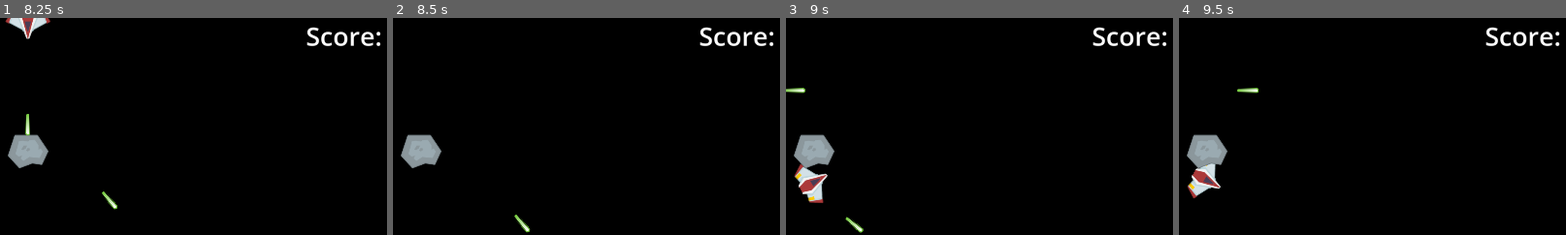
Above: before the commit, frames 1-4 (left to right).
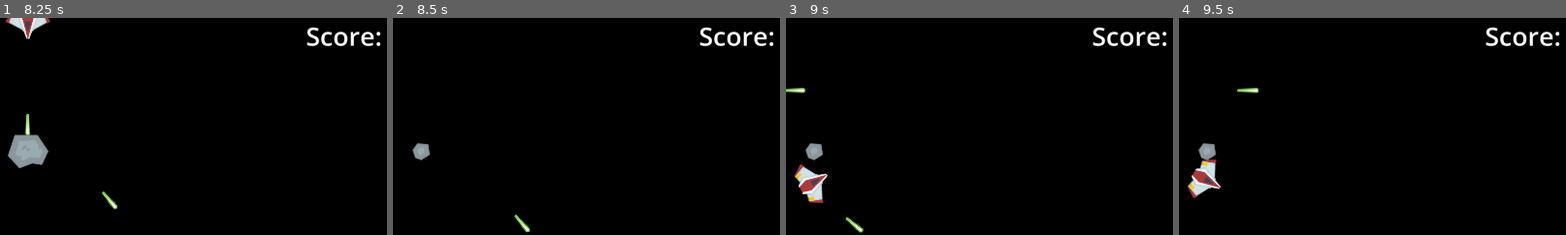
Above: after the commit, the same moments.

Repository: Dripcoding/godot-asteroids
Game: Godot game, scene res://game.tscn
The game is run twice, just before and just after one commit, with the same random seed, the same clock (stepped at 60 frames per second) and the same inputs.
Inputs:
- Up to frame 1 (8.25 s): tap Enter at 0.5 s; hold D (right) 0.53-1.28 s; tap Space (shoot) every 0.75 s from 0.6 to 8.1 s; hold S (down) 1.28-2.03 s; hold D (right) 2.03-2.78 s; hold W (up) 2.78-3.53 s; hold A (left) 3.53-5.03 s; hold S (down) 5.03-5.78 s; hold D (right) 5.78-6.53 s; hold W (up) 6.53-7.28 s; hold D (right) 7.28-8.03 s; hold S (down) from 8.03 s (still down)
- Up to frame 2 (8.5 s): keep holding S (down)
- Up to frame 3 (9 s): release S (down) at 8.78 s; hold A (left) from 8.78 s (still down); tap Space (shoot) at 8.85 s
- Up to frame 4 (9.5 s): keep holding A (left)
The pictures show only the part of the screen within x 47-97%, y 0-50%; the shares and areas given below are measured in that part.

Frame 1 is identical in both runs. In frame 2, 1.0% of the frame differs, in the area x 2-13%, y 53-70%; in frame 3, 1.0%; in frame 4, 1.0%.

Commit message:
impl asteroid update_stats and update_texture functions, asteroid_hit signal

Diff:
--- a/asteroid.gd
+++ b/asteroid.gd
@@ -1,7 +1,17 @@
 extends Area2D
 
 
+signal asteroid_hit
+
+
 @export var health: int = 3
+@export var sizes: Array[String] = ['big', 'med', 'small', 'tiny']
+@export var current_size: String = 'big'
+@export var color: String = 'Grey'
+
+
+func _ready() -> void:
+	update_texture()
 
 
 func _on_body_entered(body: Node2D) -> void:
@@ -12,5 +22,17 @@
 func _on_area_entered(area: Area2D) -> void:
 	if area.is_in_group('lasers'):
 		area.destroy()
-		health -= 1
-		print('health ' + str(health))
+		update_stats()
+
+
+func update_stats() -> void:
+	health -= 1
+	if (health >= 0):
+		current_size = sizes[3 - health]
+		asteroid_hit.emit(self)
+	else:
+		self.queue_free()
+
+
+func update_texture() -> void:
+	$Sprite2D.texture = load("res://PNG/Meteors/meteor%s_%s1.png" % [color, current_size])
--- a/asteroid.tscn
+++ b/asteroid.tscn
@@ -1,17 +1,17 @@
-[gd_scene load_steps=4 format=3 uid="uid://0vejeporl1vq"]
+[gd_scene format=3 uid="uid://0vejeporl1vq"]
 
 [ext_resource type="Script" uid="uid://goxr63diq7ss" path="res://asteroid.gd" id="1_p0ukn"]
 [ext_resource type="Texture2D" uid="uid://c0j1d0vr3qlie" path="res://PNG/Meteors/meteorGrey_big1.png" id="1_u87q6"]
 
 [sub_resource type="CircleShape2D" id="CircleShape2D_p0ukn"]
 
-[node name="Area2D" type="Area2D"]
+[node name="Area2D" type="Area2D" unique_id=404754690]
 script = ExtResource("1_p0ukn")
 
-[node name="Sprite2D" type="Sprite2D" parent="."]
+[node name="Sprite2D" type="Sprite2D" parent="." unique_id=1469534505]
 texture = ExtResource("1_u87q6")
 
-[node name="CollisionShape2D" type="CollisionShape2D" parent="."]
+[node name="CollisionShape2D" type="CollisionShape2D" parent="." unique_id=986884336]
 shape = SubResource("CircleShape2D_p0ukn")
 
 [connection signal="area_entered" from="." to="." method="_on_area_entered"]
--- a/game.gd
+++ b/game.gd
@@ -30,3 +30,10 @@
 
 func _on_player_health_depleted() -> void:
 	is_game_active = false
+
+
+func _on_asteroid_asteroid_hit(body: Node2D) -> void:
+	print('spawning new asteroid')
+	print('current size' + str(body.current_size))
+	if (body.has_method('update_texture')):
+		body.update_texture()
--- a/game.tscn
+++ b/game.tscn
@@ -1,16 +1,16 @@
-[gd_scene load_steps=4 format=3 uid="uid://dd4pypaytolhg"]
+[gd_scene format=3 uid="uid://dd4pypaytolhg"]
 
 [ext_resource type="PackedScene" uid="uid://iole7bn7ybqq" path="res://player.tscn" id="1_80nbo"]
 [ext_resource type="Script" uid="uid://c1v4sqggjfuun" path="res://game.gd" id="1_feb5d"]
 [ext_resource type="PackedScene" uid="uid://0vejeporl1vq" path="res://asteroid.tscn" id="2_e2o6t"]
 
-[node name="game" type="Node2D"]
+[node name="game" type="Node2D" unique_id=1054116352]
 script = ExtResource("1_feb5d")
 
-[node name="UI" type="CanvasLayer" parent="."]
+[node name="UI" type="CanvasLayer" parent="." unique_id=1457391021]
 layer = -1
 
-[node name="ColorRect" type="ColorRect" parent="UI"]
+[node name="ColorRect" type="ColorRect" parent="UI" unique_id=470836243]
 anchors_preset = 15
 anchor_right = 1.0
 anchor_bottom = 1.0
@@ -18,13 +18,13 @@
 grow_vertical = 2
 color = Color(0, 0, 0, 1)
 
-[node name="MarginContainer" type="MarginContainer" parent="UI"]
+[node name="MarginContainer" type="MarginContainer" parent="UI" unique_id=1172434103]
 theme_override_constants/margin_left = 20
 theme_override_constants/margin_top = 20
 theme_override_constants/margin_right = 0
 theme_override_constants/margin_bottom = 0
 
-[node name="HealthContainer" type="HBoxContainer" parent="UI/MarginContainer"]
+[node name="HealthContainer" type="HBoxContainer" parent="UI/MarginContainer" unique_id=1843153775]
 unique_name_in_owner = true
 layout_mode = 2
 size_flags_horizontal = 0
@@ -32,7 +32,7 @@
 theme_override_constants/separation = 20
 alignment = 1
 
-[node name="MarginContainer2" type="MarginContainer" parent="UI"]
+[node name="MarginContainer2" type="MarginContainer" parent="UI" unique_id=327527322]
 anchors_preset = 1
 anchor_left = 1.0
 anchor_right = 1.0
@@ -46,11 +46,11 @@
 theme_override_constants/margin_right = 20
 theme_override_constants/margin_bottom = 0
 
-[node name="HBoxContainer" type="HBoxContainer" parent="UI/MarginContainer2"]
+[node name="HBoxContainer" type="HBoxContainer" parent="UI/MarginContainer2" unique_id=1181046074]
 layout_mode = 2
 alignment = 2
 
-[node name="ScoreLabel" type="Label" parent="UI/MarginContainer2/HBoxContainer"]
+[node name="ScoreLabel" type="Label" parent="UI/MarginContainer2/HBoxContainer" unique_id=1795193942]
 unique_name_in_owner = true
 layout_mode = 2
 size_flags_horizontal = 8
@@ -59,9 +59,11 @@
 horizontal_alignment = 2
 vertical_alignment = 1
 
-[node name="Player" parent="." instance=ExtResource("1_80nbo")]
+[node name="Player" parent="." unique_id=289752619 instance=ExtResource("1_80nbo")]
 unique_name_in_owner = true
 position = Vector2(970, 652)
 
-[node name="Area2D" parent="." instance=ExtResource("2_e2o6t")]
+[node name="Asteroid" parent="." unique_id=239440768 instance=ExtResource("2_e2o6t")]
 position = Vector2(971, 332)
+
+[connection signal="asteroid_hit" from="Asteroid" to="." method="_on_asteroid_asteroid_hit"]
--- a/player.tscn
+++ b/player.tscn
@@ -1,22 +1,22 @@
-[gd_scene load_steps=3 format=3 uid="uid://iole7bn7ybqq"]
+[gd_scene format=3 uid="uid://iole7bn7ybqq"]
 
 [ext_resource type="Texture2D" uid="uid://xmxujoi1f417" path="res://PNG/playerShip2_red.png" id="1_4flbx"]
 [ext_resource type="Script" uid="uid://w8rp0m62g4k4" path="res://player.gd" id="1_onrkg"]
 
-[node name="Player" type="CharacterBody2D"]
+[node name="Player" type="CharacterBody2D" unique_id=697899957]
 script = ExtResource("1_onrkg")
 
-[node name="Sprite2D" type="Sprite2D" parent="."]
+[node name="Sprite2D" type="Sprite2D" parent="." unique_id=2091940037]
 texture = ExtResource("1_4flbx")
 
-[node name="LaserSpawnPoint" type="Marker2D" parent="Sprite2D"]
+[node name="LaserSpawnPoint" type="Marker2D" parent="Sprite2D" unique_id=1221231387]
 unique_name_in_owner = true
 position = Vector2(0, -96)
 
-[node name="CollisionPolygon2D" type="CollisionPolygon2D" parent="."]
+[node name="CollisionPolygon2D" type="CollisionPolygon2D" parent="." unique_id=1234734203]
 polygon = PackedVector2Array(-8, -40, 6, -40, 6, -40, 17, -17, 17, -17, 60, 4, 60, 4, 39, 38, 39, 38, 18, 33, 18, 33, 13, 41, 13, 41, -13, 41, -13, 41, -18, 33, -18, 33, -39, 38, -39, 38, -60, 3, -16, -19, -16, -19)
 
-[node name="VisibleOnScreenNotifier2D" type="VisibleOnScreenNotifier2D" parent="."]
+[node name="VisibleOnScreenNotifier2D" type="VisibleOnScreenNotifier2D" parent="." unique_id=1802334449]
 rect = Rect2(-59, -41, 118, 82)
 
 [connection signal="screen_exited" from="VisibleOnScreenNotifier2D" to="." method="_on_visible_on_screen_notifier_2d_screen_exited"]
--- a/project.godot
+++ b/project.godot
@@ -8,11 +8,15 @@
 
 config_version=5
 
+[animation]
+
+compatibility/default_parent_skeleton_in_mesh_instance_3d=true
+
 [application]
 
 config/name="asteroids"
 run/main_scene="uid://dd4pypaytolhg"
-config/features=PackedStringArray("4.5", "Forward Plus")
+config/features=PackedStringArray("4.6", "Forward Plus")
 
 [display]
 
